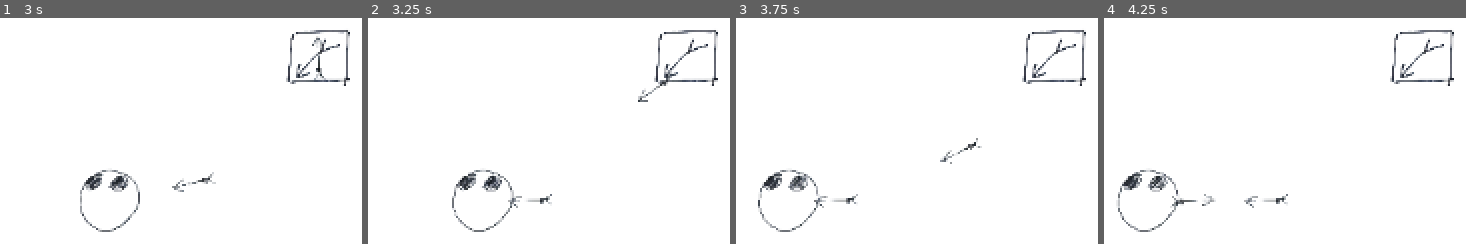
Above: before the commit, frames 1-4 (left to right).
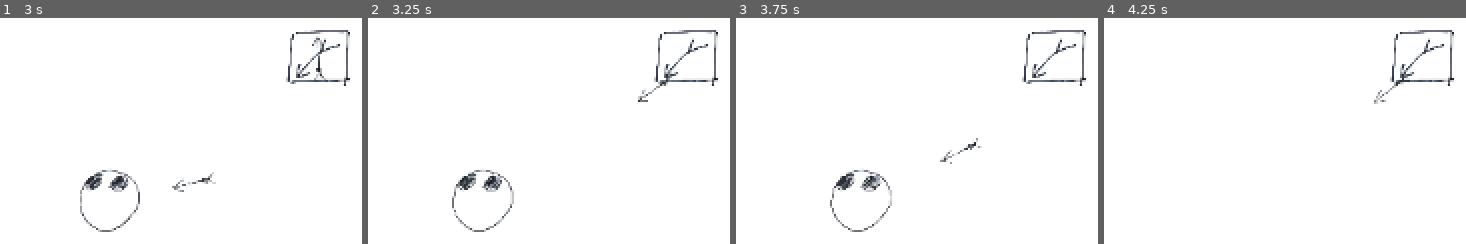
Above: after the commit, the same moments.

Repository: OzuYatamutsu/notebook-tower-defense
Game: Godot game, scene res://levels/test_level.tscn
The game is run twice, just before and just after one commit, with the same random seed, the same clock (stepped at 60 frames per second) and the same inputs.
Inputs:
- Up to frame 1 (3 s): no input
- Up to frame 2 (3.25 s): no input
- Up to frame 3 (3.75 s): no input
- Up to frame 4 (4.25 s): no input

Frame 1 is identical in both runs. In frame 2, 0.2% of the frame differs, in the area x 38-51%, y 77-85%; in frame 3, 2.2%, in the area x 6-44%, y 67-95%; in frame 4, 1.5%.

Commit message:
Mobs take damage now

Diff:
--- a/mobs/Basic.tscn
+++ b/mobs/Basic.tscn
@@ -1,10 +1,13 @@
-[gd_scene load_steps=4 format=3 uid="uid://gqhmvpyej27v"]
+[gd_scene load_steps=5 format=3 uid="uid://gqhmvpyej27v"]
 
 [ext_resource type="Texture2D" uid="uid://bqmx3udvicsbi" path="res://sprites/basic_enemy.png" id="1_0bt6k"]
 [ext_resource type="Script" uid="uid://w0n3vxhpn1mv" path="res://mobs/basic.gd" id="1_gq4ol"]
 
 [sub_resource type="RectangleShape2D" id="RectangleShape2D_g6odd"]
 size = Vector2(412, 428)
+
+[sub_resource type="RectangleShape2D" id="RectangleShape2D_we44h"]
+size = Vector2(566, 552)
 
 [node name="Basic" type="CharacterBody2D"]
 collision_layer = 4
@@ -14,6 +17,14 @@
 [node name="Sprite" type="Sprite2D" parent="."]
 texture = ExtResource("1_0bt6k")
 
-[node name="Hitbox" type="CollisionShape2D" parent="."]
+[node name="CollisionShape2D" type="CollisionShape2D" parent="."]
 position = Vector2(-2, -11)
 shape = SubResource("RectangleShape2D_g6odd")
+
+[node name="Hitbox" type="Area2D" parent="."]
+collision_layer = 0
+collision_mask = 8
+
+[node name="CollisionShape2D2" type="CollisionShape2D" parent="Hitbox"]
+position = Vector2(11, -7)
+shape = SubResource("RectangleShape2D_we44h")
--- a/mobs/basic.gd
+++ b/mobs/basic.gd
@@ -4,3 +4,4 @@
 func _ready():
     self.HP = 100.0
     self.SPEED = 1000.0
+    super._ready()
--- a/mobs/mob.gd
+++ b/mobs/mob.gd
@@ -3,6 +3,10 @@
 
 @export var HP: float
 @export var SPEED: float
+@onready var Hitbox = $Hitbox
+
+func _ready() -> void:
+    Hitbox.connect("body_entered", _on_hit)
 
 func _physics_process(delta: float) -> void:
     velocity = get_next_direction() * delta * SPEED
